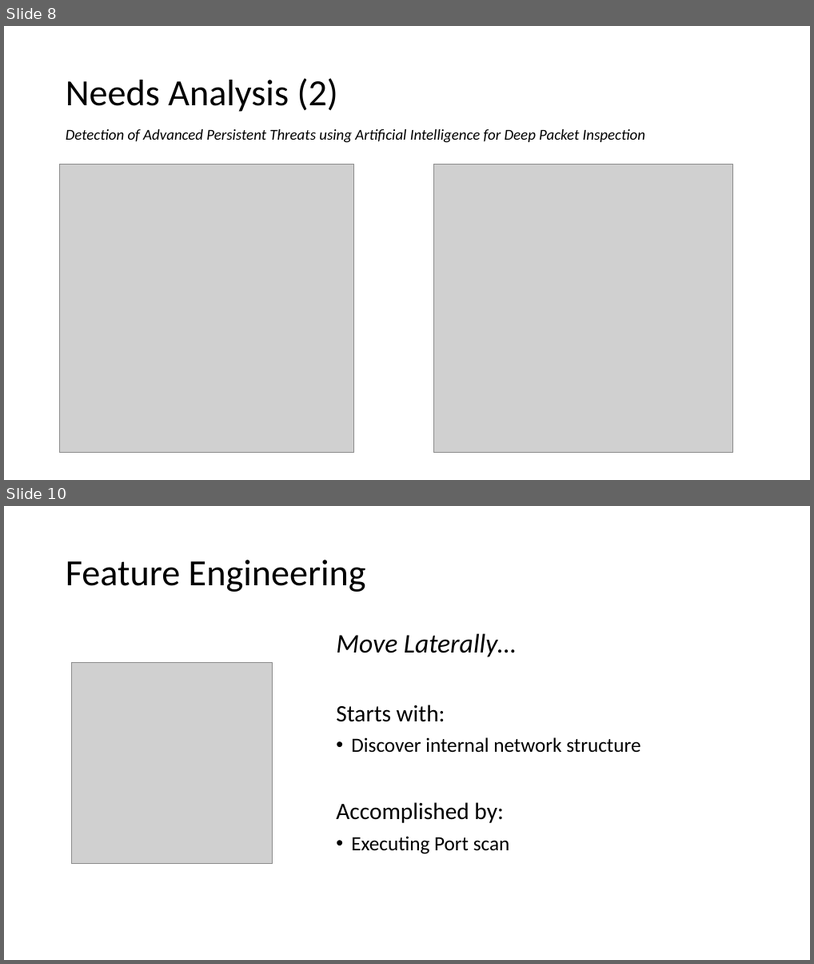
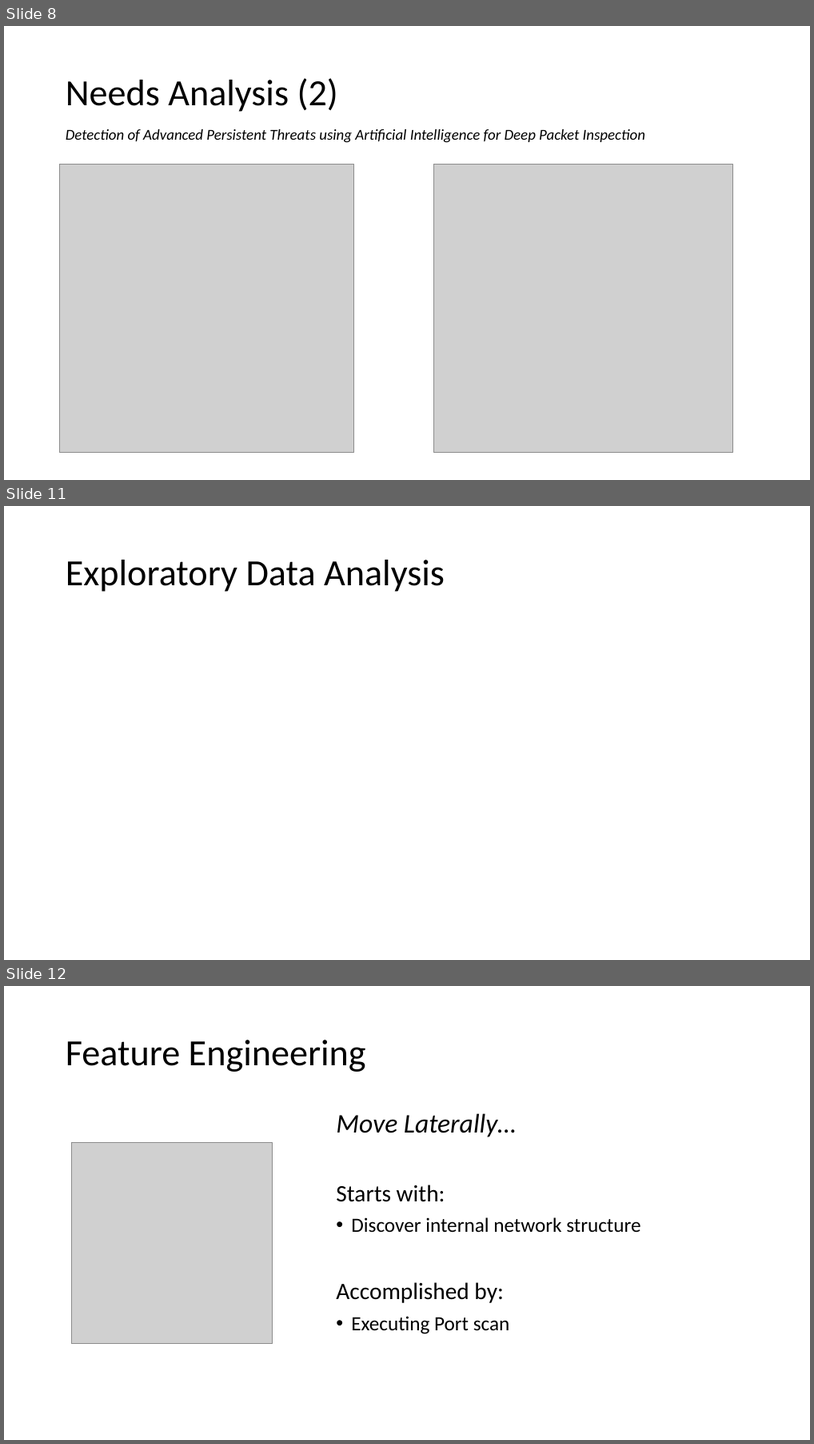
Before and after one commit to ejdoff/cyberhunt2021, a slide deck: ATW_APT_Presentation/EDA-Presentation.pptx. Shown one above the other, each under a label of ours: slides 8 and 10 before the commit, slides 8, 11 and 12 after it; the slides between them are not shown. The pictures are 814x964 and 814x1444 pixels, drawn with LibreOffice and Linux fonts; fonts in the diff are those of the drawing; grey boxes stand for pictures. Boxes give left, top, right and bottom in pixels: in the first picture for what was removed or moved away, otherwise in the second. Text is boxed around its words. In the diff, an @@ line names an element or a change of style, - is before the commit and + after.

```diff
--- a/ATW_APT_Presentation/EDA-Presentation.pptx
+++ b/ATW_APT_Presentation/EDA-Presentation.pptx
@@ slide 11 added at [4,506,810,960], background #FFFFFF @@
@@ title added at [66,560,445,592], 44 pt, text #000000 @@
+Exploratory Data Analysis
@@ what was slide 10 is now slide 12 @@
```
Also in this commit, not shown: 1 slide changed, 1 other slide added.
